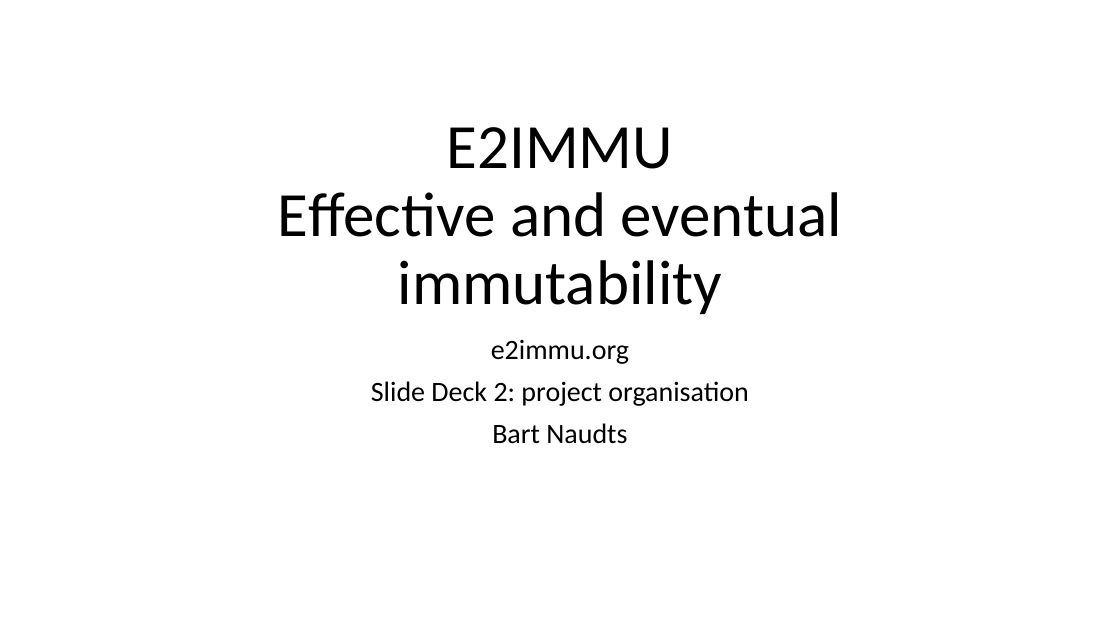
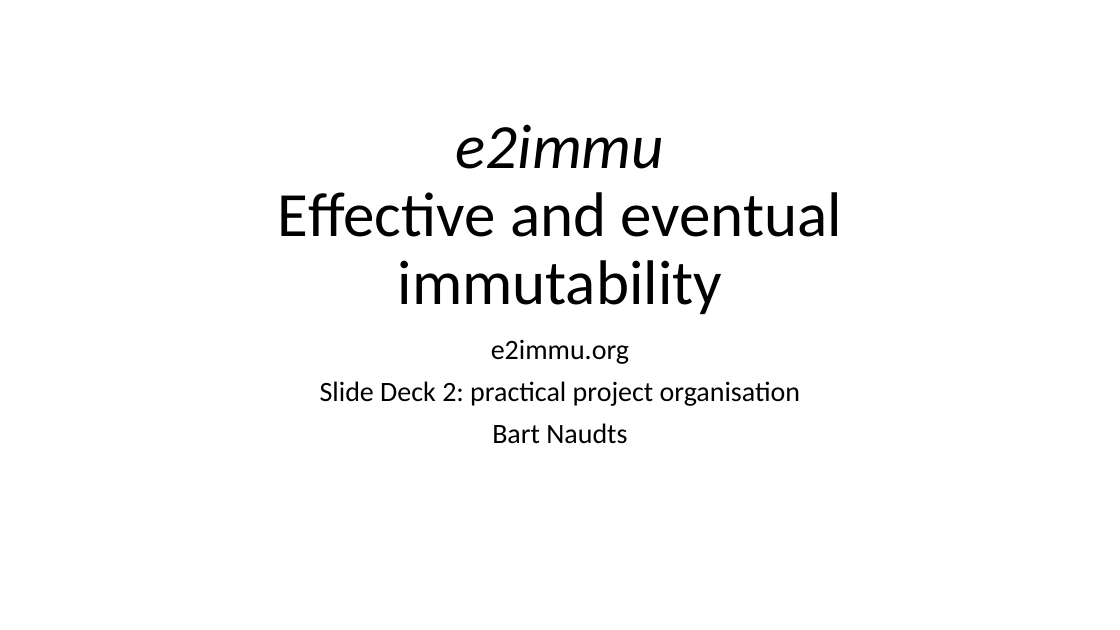
Before and after one commit to e2immu/e2immu-site, a slide deck: slide 1 of static/powerpoint/SlideDeck2.pptx. Drawn at 1120x630 pixels with LibreOffice and Linux fonts; fonts in the diff are those of the drawing. Boxes give left, top, right and bottom in pixels: in the first picture for what was removed or moved away, otherwise in the second. Text is boxed around its words. In the diff, an @@ line names an element or a change of style, - is before the commit and + after.

```diff
--- a/static/powerpoint/SlideDeck2.pptx
+++ b/static/powerpoint/SlideDeck2.pptx
@@ title at [278,124,842,314]: text changed @@
-E2IMMU
-Effective and eventual immutability
+e2immu
+Effective and eventual immutability
@@ subtitle at [320,381,800,406]: text changed @@
-Slide Deck 2: project organisation
+Slide Deck 2: practical project organisation
```
Also in this commit, not shown: 8 other slides changed, 1 slide removed, 4 other files.
